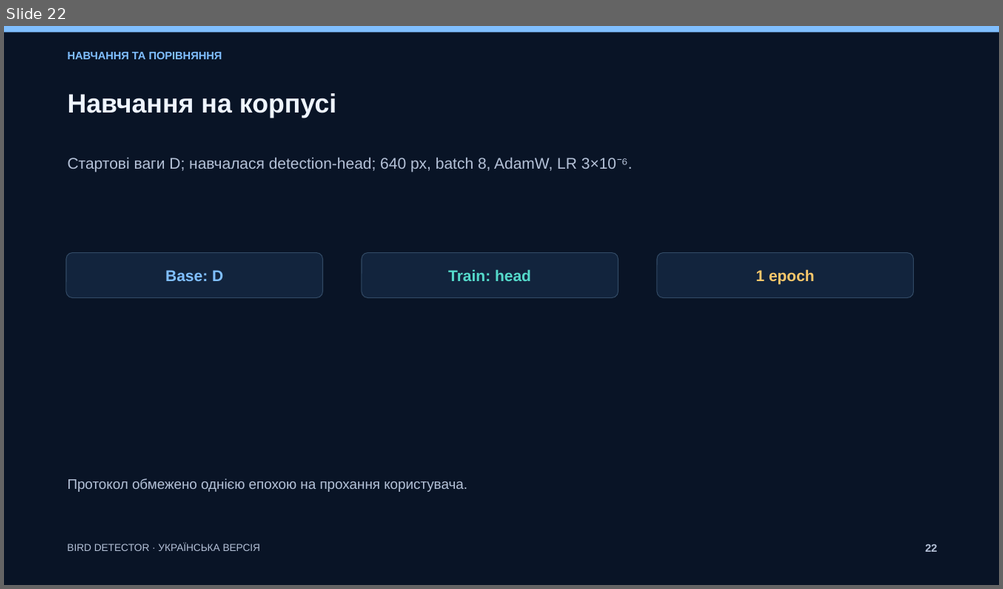
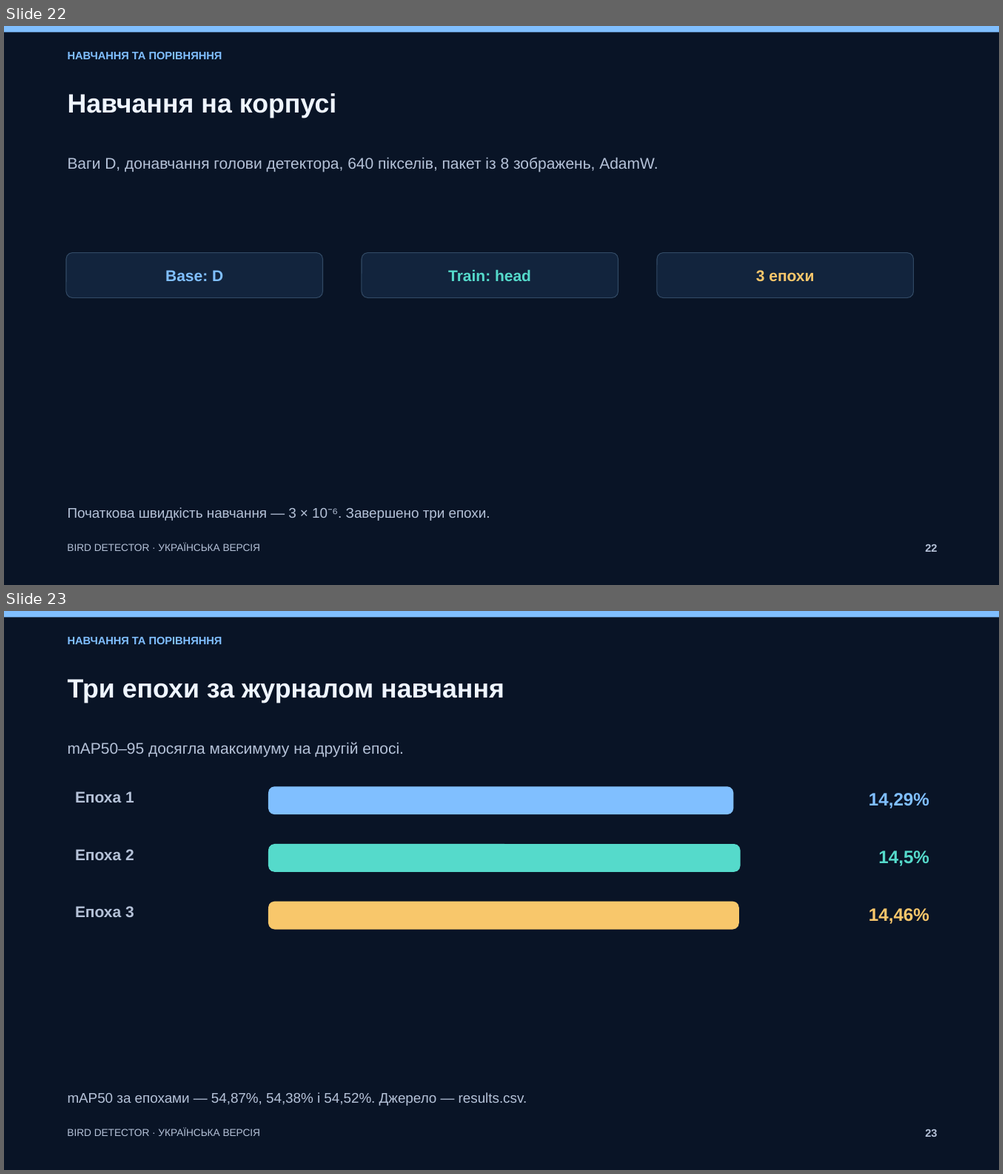
Before and after one commit to tarasenkoandriii/bird-video-detection-v3, a slide deck: deliverables/Bird_Detector_V3_UK/Bird_Detector_V3_UK.pptx. Shown one above the other, each under a label of ours: slide 22 before the commit, slides 22 and 23 after it. The pictures are 1003x589 and 1003x1174 pixels, drawn with LibreOffice and Linux fonts; fonts in the diff are those of the drawing. Boxes give left, top, right and bottom in pixels: in the first picture for what was removed or moved away, otherwise in the second. Text is boxed around its words. In the diff, an @@ line names an element or a change of style, - is before the commit and + after.

Commit message:
Оновити презентацію v3 за трьома епохами

```diff
--- a/deliverables/Bird_Detector_V3_UK/Bird_Detector_V3_UK.pptx
+++ b/deliverables/Bird_Detector_V3_UK/Bird_Detector_V3_UK.pptx
@@ slide 23 added at [4, 611, 999, 1170], background #091426 @@
@@ rectangle added at [4, 611, 999, 617], fill #80BFFF @@
@@ text added at [68, 636, 222, 644], 10.5 pt, text #80BFFF, bold @@
+НАВЧАННЯ ТА ПОРІВНЯННЯ
@@ text added at [68, 679, 504, 703], 25.5 pt, text #EFF5FF, bold @@
+Три епохи за журналом навчання
@@ text added at [68, 742, 404, 757], 15 pt, text #B5C2D8 @@
+mAP50–95 досягла максимуму на другій епосі.
@@ rounded rectangle added at [268, 786, 733, 815], fill #80BFFF @@
@@ text added at [75, 792, 134, 803], 15 pt, text #B5C2D8, bold @@
+Епоха 1
@@ text added at [868, 793, 929, 809], 17.2 pt, text #80BFFF, bold @@
+14,29%
@@ text added at [75, 849, 134, 860], 15 pt, text #B5C2D8, bold @@
+Епоха 2
@@ rounded rectangle added at [268, 844, 740, 872], fill #55DACB @@
@@ text added at [878, 851, 929, 866], 17.2 pt, text #55DACB, bold @@
+14,5%
@@ text added at [75, 906, 134, 917], 15 pt, text #B5C2D8, bold @@
+Епоха 3
@@ rounded rectangle added at [268, 902, 739, 931], fill #F8C76B @@
@@ text added at [868, 908, 929, 924], 17.2 pt, text #F8C76B, bold @@
+14,46%
@@ text added at [68, 1093, 527, 1106], 13.5 pt, text #B5C2D8 @@
+mAP50 за епохами — 54,87%, 54,38% і 54,52%. Джерело — results.csv.
@@ text added at [67, 1128, 261, 1136], 9.8 pt, text #B5C2D8 @@
+BIRD DETECTOR · УКРАЇНСЬКА ВЕРСІЯ
@@ text added at [925, 1130, 936, 1137], 10.5 pt, text #B5C2D8, bold @@
+23
@@ slide 22 changed as well @@
@@ text at [68, 157, 657, 172]: text changed @@
-Стартові ваги D; навчалася detection-head; 640 px, batch 8, AdamW, LR 3×10⁻⁶.
+Ваги D, донавчання голови детектора, 640 пікселів, пакет із 8 зображень, AdamW.
@@ text at [756, 270, 814, 282]: text changed @@
-1 epoch
+3 епохи
@@ text at [68, 508, 490, 521]: text changed @@
-Протокол обмежено однією епохою на прохання користувача.
+Початкова швидкість навчання — 3 × 10⁻⁶. Завершено три епохи.
```
Also in this commit, not shown: 27 other slides changed, 1 other slide added, 2 slides removed, 15 other files.
